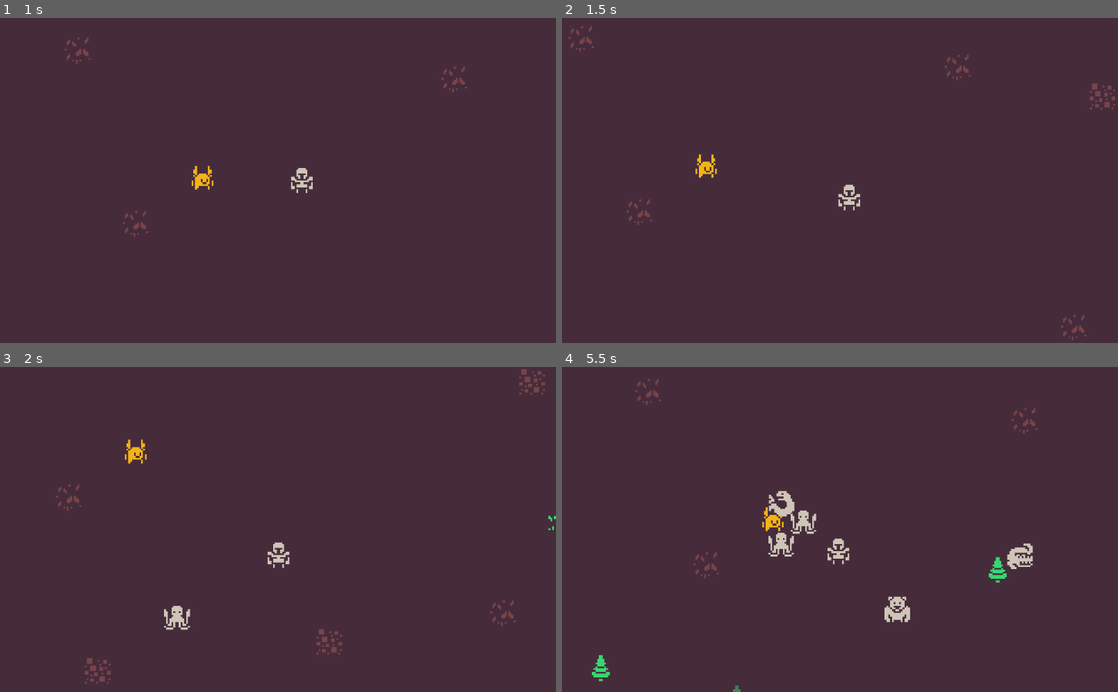
Above: before the commit, frames 1-4 (two rows, left to right).
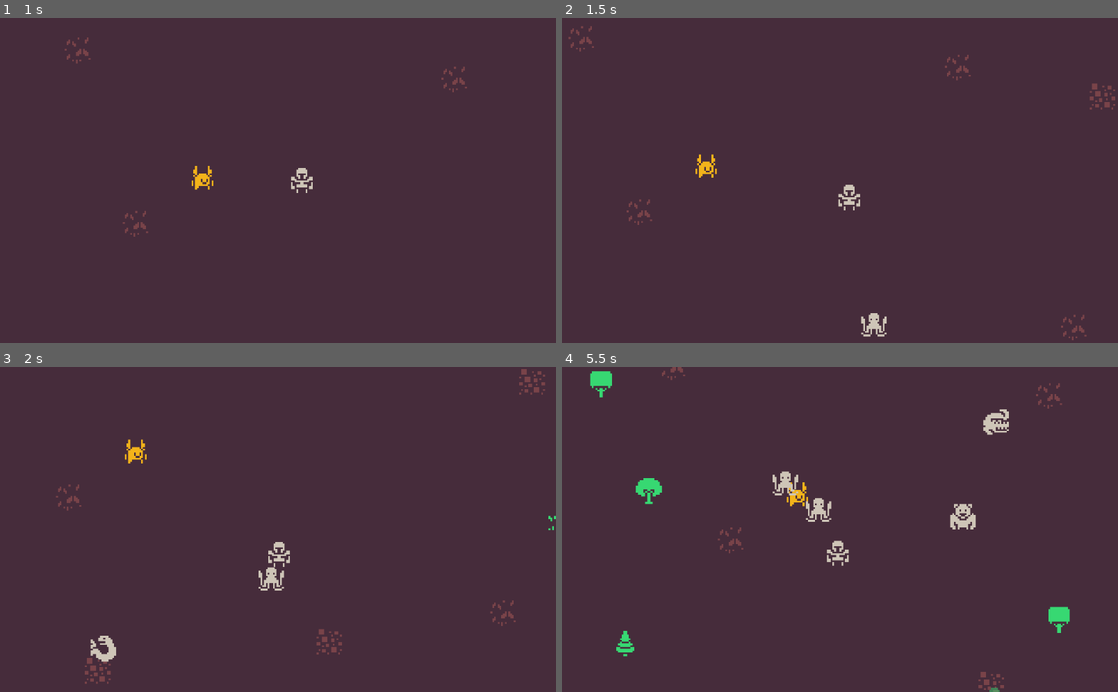
Above: after the commit, the same moments.

Repository: dsg-jam/LD46
Game: Godot game, scene res://assets/scenes/test.tscn
Two runs of this game, one before a commit and one after it. Both use one fixed random seed, a clock stepped at 60 frames per second and the inputs below.
Inputs:
- Up to frame 1 (1 s): tap Enter at 0.5 s; hold Right (player_right) from 0.53 s (still down); tap F (player_mine) at 0.6 s
- Up to frame 2 (1.5 s): release Right (player_right) at 1.28 s; hold Down (player_down) from 1.28 s (still down); tap F (player_mine) at 1.35 s
- Up to frame 3 (2 s): keep holding Down (player_down)
- Up to frame 4 (5.5 s): release Down (player_down) at 2.03 s; hold Right (player_right) 2.03-2.78 s; tap F (player_mine) every 0.75 s from 2.1 to 5.1 s; hold Up (player_up) 2.78-3.53 s; hold Left (player_left) 3.53-5.03 s; hold Down (player_down) from 5.03 s (still down)

Frame 1 is identical in both runs. In frame 2, 0.2% of the frame differs, in the area x 53-59%, y 90-99%; in frame 3, 0.7%; in frame 4, 3.9%, in the area x 5-92%, y 0-100%.

Commit message:
resource types and player inventory

Diff:
--- a/assets/prefabs/Resource.tscn
+++ b/assets/prefabs/Resource.tscn
@@ -1,7 +1,6 @@
-[gd_scene load_steps=5 format=2]
+[gd_scene load_steps=4 format=2]
 
 [ext_resource path="res://assets/scripts/Resource.gd" type="Script" id=1]
-[ext_resource path="res://assets/textures/resources/tree_1.tres" type="Texture" id=2]
 [ext_resource path="res://assets/animations/fade_in.tres" type="Animation" id=3]
 
 [sub_resource type="CapsuleShape2D" id=1]
@@ -15,7 +14,6 @@
 
 [node name="Sprite" type="Sprite" parent="."]
 modulate = Color( 1, 1, 1, 0 )
-texture = ExtResource( 2 )
 __meta__ = {
 "_edit_lock_": true
 }
--- a/assets/scripts/Manager.gd
+++ b/assets/scripts/Manager.gd
@@ -51,6 +51,7 @@
 func spawn_resource(pos: Vector2) -> void:
 	var node: Node2D = resource_prefab.instance()
 	node.position = pos
+	node.init_random(rng)
 
 	# handle removing the resource
 	node.connect("tree_exiting", self, "_on_Resource_tree_exiting")
--- a/assets/scripts/Player.gd
+++ b/assets/scripts/Player.gd
@@ -6,6 +6,8 @@
 
 # reference to SimpleAnimationController.gd
 var animation_controller
+
+const inventory := {}
 
 func _ready() -> void:
 	interaction_area = $InteractionArea
@@ -31,8 +33,10 @@
 		animation_controller.set_velocity_vector(velocity)
 
 func mine_resource(resource) -> void:
+	var resource_type: String = resource.resource_type
 	var collected: int = resource.collect()
-	print("collected ", collected, " resource(s)")
+	print("collected ", collected, " resource(s) of type ", resource_type)
+	inventory[resource_type] = inventory.get(resource_type, 0) + collected
 
 func mine_area() -> void:
 	for body in interaction_area.get_overlapping_bodies():
--- a/assets/scripts/Resource.gd
+++ b/assets/scripts/Resource.gd
@@ -1,4 +1,26 @@
 extends Node2D
+
+const math_utils := preload("math_utils.gd")
+
+const wood_textures = [
+	preload("res://assets/textures/resources/tree_1.tres"),
+	preload("res://assets/textures/resources/tree_2.tres"),
+	preload("res://assets/textures/resources/tree_3.tres"),
+	preload("res://assets/textures/resources/tree_4.tres"),
+]
+const stone_textures = [
+	preload("res://assets/textures/resources/stone_1.tres"),
+]
+
+export var wood_chance: int = 8
+export var stone_chance: int = 4
+export var iron_chance: int = 1
+
+var resource_weights := math_utils.prepare_weighted_selection({
+	wood = wood_chance,
+	stone = stone_chance,
+	iron = iron_chance,
+})
 
 var animation_player: AnimationPlayer
 
@@ -17,10 +39,37 @@
 	animation_player.connect("animation_finished", self, "_on_fade_out_finished")
 	animation_player.play_backwards("fade_in")
 
+var resource_type: String
+var resource_amount: int = 1
+
+func init(type: String, texture: Texture, amount: int) -> void:
+	self.resource_type = type
+	self.resource_amount = amount
+	$Sprite.texture = texture
+
+func random_resource_type(rng: RandomNumberGenerator) -> String:
+	return math_utils.rand_selection_weighted(rng, resource_weights)
+
+func random_resource_texture(rng: RandomNumberGenerator, type: String) -> Texture:
+	var texture_set
+	match type:
+		"iron":
+			continue
+		"stone":
+			texture_set = stone_textures
+		_:
+			texture_set = wood_textures
+
+	return math_utils.rand_choose_item(rng, texture_set)
+
+func init_random(rng: RandomNumberGenerator) -> void:
+	var type = random_resource_type(rng)
+	var texture = random_resource_texture(rng, type)
+	init(type, texture, rng.randi_range(1, 5))
+
 func collect() -> int:
 	# remove collider immediately to avoid repeated detections
 	$StaticBody2D.free()
 	remove()
 
-	# TODO yield random amount of resources
-	return 2
+	return self.resource_amount
--- a/assets/scripts/math_utils.gd
+++ b/assets/scripts/math_utils.gd
@@ -1,5 +1,24 @@
+static func prepare_weighted_selection(values: Dictionary) -> Array:
+	var selection := []
+	var running_sum := 0
+	for key in values.keys():
+		running_sum += values[key]
+		selection.append([key, running_sum])
+
+	return selection
+
+static func rand_selection_weighted(rng: RandomNumberGenerator, selection: Array):
+	var select := rng.randi_range(1, floor(selection[-1][1]))
+	for tup in selection:
+		if select <= tup[1]:
+			return tup[0]
+
+	return null
+
+static func rand_choose_item(rng: RandomNumberGenerator, arr: Array):
+	return arr[rng.randi_range(0, arr.size() - 1)]
+
 static func randvec_with_radius_range(rng: RandomNumberGenerator, rmin: float, rmax: float) -> Vector2:
-	# TODO is there a more efficient way of doing this?
 	var r: float = rng.randf_range(rmin, rmax)
 	var phi: float = rng.randf_range(0, TAU)
 
--- /dev/null
+++ b/assets/textures/resources/stone_1.tres
@@ -0,0 +1,7 @@
+[gd_resource type="AtlasTexture" load_steps=2 format=2]
+
+[ext_resource path="res://assets/textures/atlas.png" type="Texture" id=1]
+
+[resource]
+atlas = ExtResource( 1 )
+region = Rect2( 80, 32, 16, 16 )
--- /dev/null
+++ b/assets/textures/resources/tree_2.tres
@@ -0,0 +1,7 @@
+[gd_resource type="AtlasTexture" load_steps=2 format=2]
+
+[ext_resource path="res://assets/textures/atlas.png" type="Texture" id=1]
+
+[resource]
+atlas = ExtResource( 1 )
+region = Rect2( 64, 32, 16, 16 )
--- /dev/null
+++ b/assets/textures/resources/tree_3.tres
@@ -0,0 +1,7 @@
+[gd_resource type="AtlasTexture" load_steps=2 format=2]
+
+[ext_resource path="res://assets/textures/atlas.png" type="Texture" id=1]
+
+[resource]
+atlas = ExtResource( 1 )
+region = Rect2( 80, 16, 16, 16 )
--- /dev/null
+++ b/assets/textures/resources/tree_4.tres
@@ -0,0 +1,7 @@
+[gd_resource type="AtlasTexture" load_steps=2 format=2]
+
+[ext_resource path="res://assets/textures/atlas.png" type="Texture" id=1]
+
+[resource]
+atlas = ExtResource( 1 )
+region = Rect2( 64, 16, 16, 16 )
